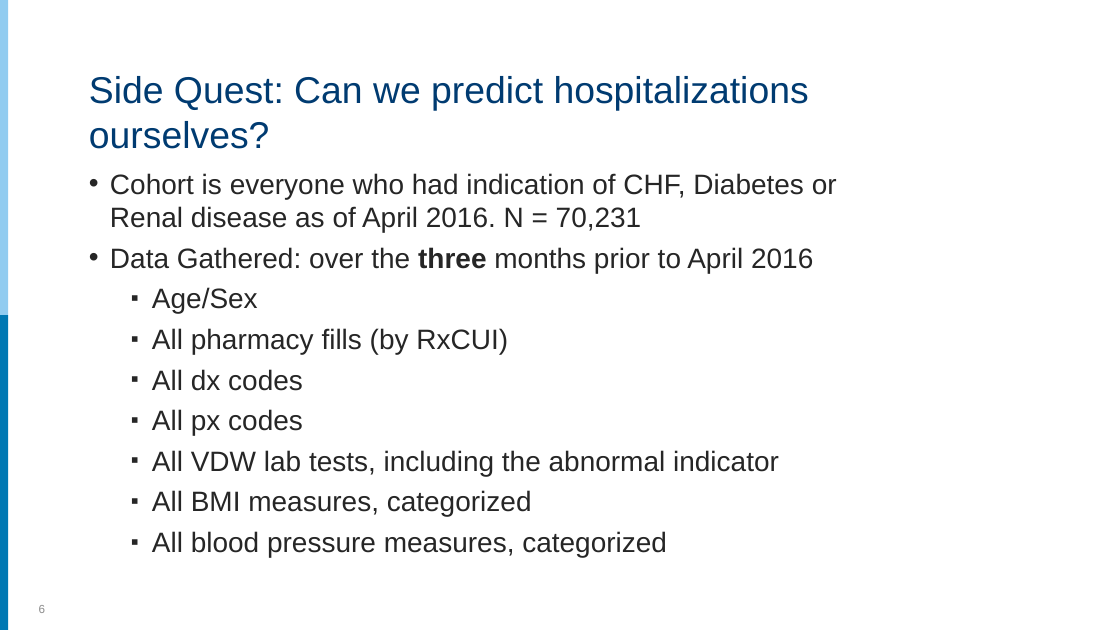
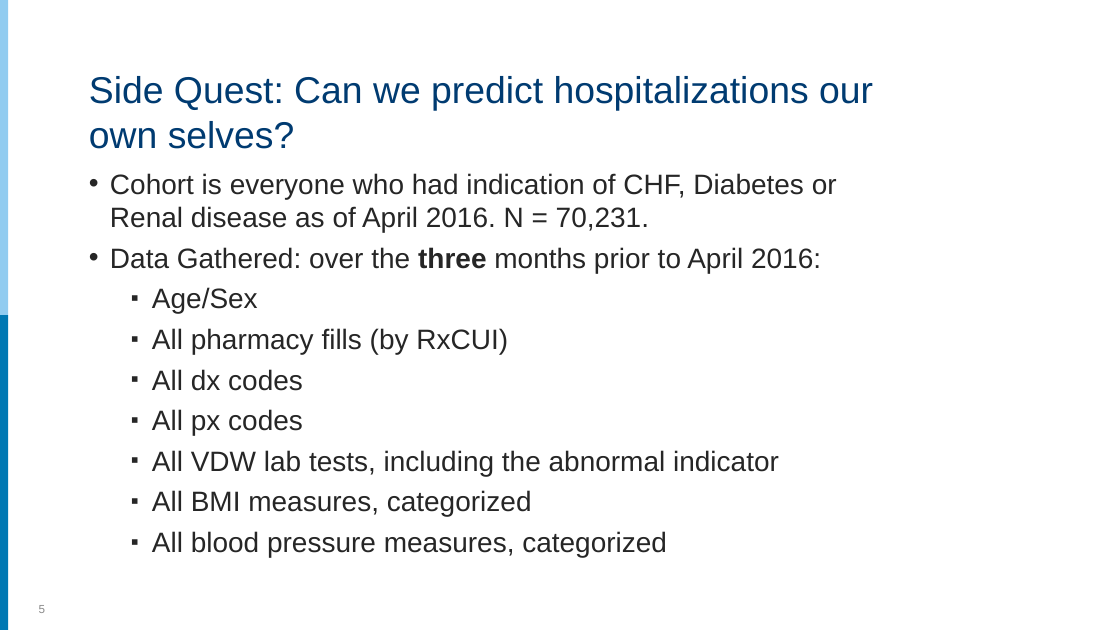
Before and after one commit to rpardee/hcsrn_2019, a slide deck: slide 5 of analytics_for_hmos.pptx (slide 6 before the commit). Drawn at 1120x630 pixels with LibreOffice and Linux fonts; fonts in the diff are those of the drawing. Boxes give left, top, right and bottom in pixels: in the first picture for what was removed or moved away, otherwise in the second. Text is boxed around its words. In the diff, an @@ line names an element or a change of style, - is before the commit and + after.

```diff
--- a/analytics_for_hmos.pptx
+++ b/analytics_for_hmos.pptx
@@ title at box(89, 76, 873, 149): text changed @@
-Side Quest: Can we predict hospitalizations ourselves?
+Side Quest: Can we predict hospitalizations our own selves?
@@ text at box(110, 173, 837, 273): text changed @@
-• Cohort is everyone who had indication of CHF, Diabetes or Renal disease as of April 2016. N = 70,231
-• Data Gathered: over the three months prior to April 2016
+• Cohort is everyone who had indication of CHF, Diabetes or Renal disease as of April 2016. N = 70,231.
+• Data Gathered: over the three months prior to April 2016:
```
Also in this commit, not shown: 9 other slides changed, 5 slides added.
